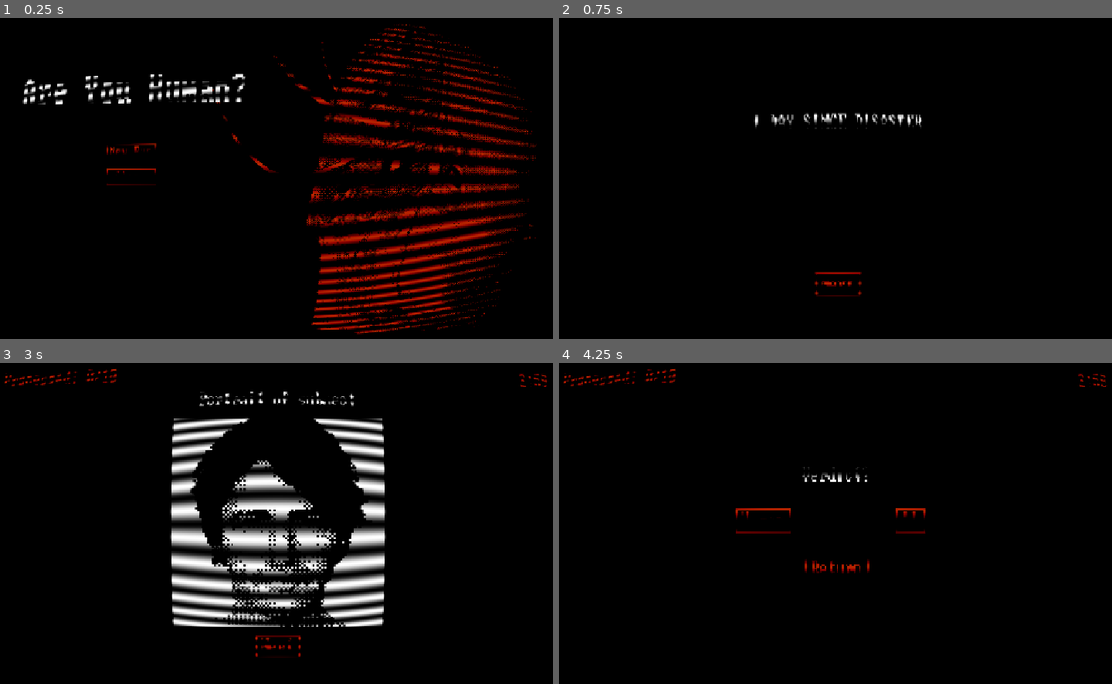
Above: before the commit, frames 1-4 (two rows, left to right).
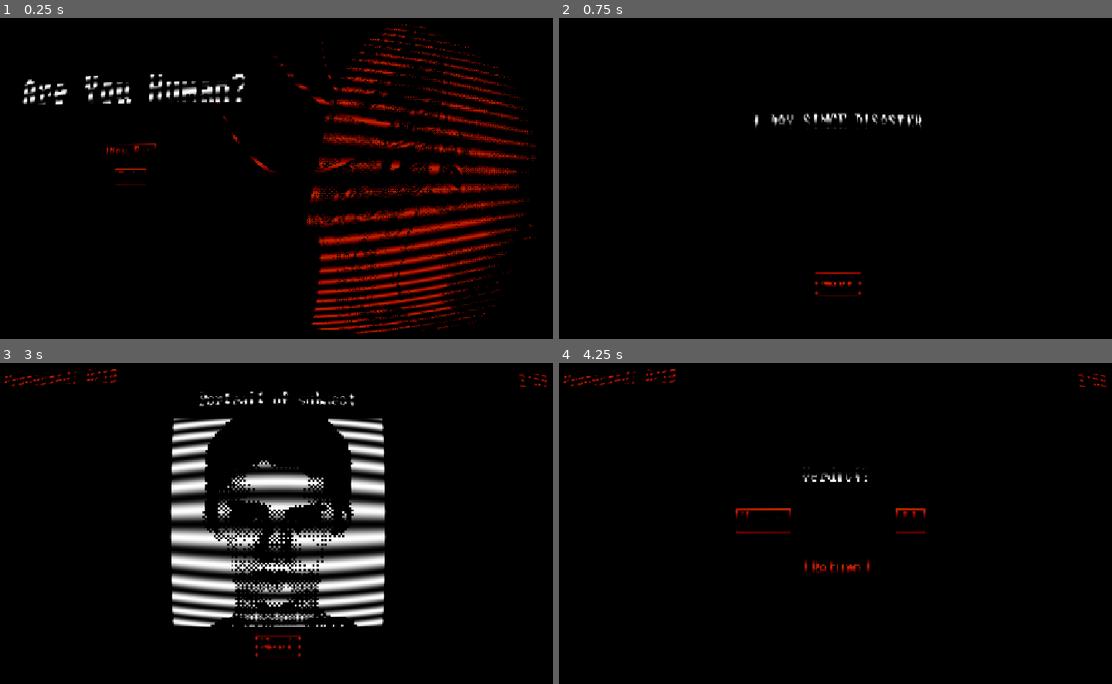
Above: after the commit, the same moments.

Repository: Evelyn-is-eepy/Man-VS-Machine-Game-Jam
Game: Godot game, scene res://Scenes/main_menu.tscn
The game is run twice, just before and just after one commit, with the same random seed, the same clock (stepped at 60 frames per second) and the same inputs.
Inputs (mouse positions are in pixels of both pictures, inside the frame that each line leads up to):
- Up to frame 1 (0.25 s): no input
- Up to frame 2 (0.75 s): click "New Run" at 0.5 s
- Up to frame 3 (3 s): click "Next" at 1.25 s; click "Next" at 2 s; tap Enter at 2.75 s; move the mouse to (414, 507) at 2.77 s; hold Right (ui_right) from 2.78 s (still down)
- Up to frame 4 (4.25 s): release Right (ui_right) at 3.5 s; click "Next" at 3.5 s

The runs differ from the first frame. In frame 1, less than 0.1% of the frame differs, in the area x 19-29%, y 46-53%; in frame 2, nothing differs; in frame 3, 4.3%, in the area x 34-68%, y 16-83%; in frame 4, nothing differs.

Commit message:
added sounds

Diff:
--- a/Scenes/main_menu.tscn
+++ b/Scenes/main_menu.tscn
@@ -4,9 +4,11 @@
 [ext_resource type="Script" uid="uid://d4jsfvnm0ti8u" path="res://Scripts/menu.gd" id="2_n45e2"]
 [ext_resource type="StyleBox" uid="uid://cthjhajrb37wm" path="res://Assets/Themes/button_theme.tres" id="3_opfnp"]
 [ext_resource type="Texture2D" uid="uid://dum031ltau4i8" path="res://Assets/Sprites/menu background.png" id="4_cp0ys"]
+[ext_resource type="PackedScene" uid="uid://s17ujet3gkyr" path="res://Scenes/nav_button.tscn" id="4_n45e2"]
 
 [sub_resource type="Theme" id="Theme_bg5pe"]
 default_font = ExtResource("1_ce3w2")
+default_font_size = 24
 
 [sub_resource type="StyleBoxFlat" id="StyleBoxFlat_vxvf6"]
 bg_color = Color(0, 0, 0, 1)
@@ -69,6 +71,7 @@
 theme_override_constants/separation = 20
 
 [node name="Button" type="Button" parent="VBoxContainer/HBoxContainer2/VBoxContainer" unique_id=1442840055]
+visible = false
 layout_mode = 2
 theme_override_colors/font_color = Color(0.72156864, 0.14901961, 0.003921569, 1)
 theme_override_colors/font_hover_color = Color(1, 0.627451, 0, 1)
@@ -79,6 +82,7 @@
 text = "New Run"
 
 [node name="Button2" type="Button" parent="VBoxContainer/HBoxContainer2/VBoxContainer" unique_id=463395134]
+visible = false
 layout_mode = 2
 theme_override_colors/font_color = Color(0.72156864, 0.14901961, 0.003921569, 1)
 theme_override_colors/font_hover_color = Color(1, 0.627451, 0, 1)
@@ -87,6 +91,18 @@
 theme_override_styles/pressed = SubResource("StyleBoxFlat_vxvf6")
 theme_override_styles/hover = SubResource("StyleBoxFlat_mduwj")
 text = "Close"
+
+[node name="CenterContainer" parent="VBoxContainer/HBoxContainer2/VBoxContainer" unique_id=148418125 node_paths=PackedStringArray("control") instance=ExtResource("4_n45e2")]
+layout_mode = 2
+control = NodePath("../../../..")
+button_text = "New Run"
+additional_functions = Array[String](["_on_play_button_pressed"])
+
+[node name="CenterContainer2" parent="VBoxContainer/HBoxContainer2/VBoxContainer" unique_id=1389503968 node_paths=PackedStringArray("control") instance=ExtResource("4_n45e2")]
+layout_mode = 2
+control = NodePath("../../../..")
+button_text = "Exit"
+additional_functions = Array[String](["_on_close_button_pressed"])
 
 [node name="TextureRect" type="TextureRect" parent="." unique_id=2097971149]
 z_index = -1
--- a/Scenes/nav_button.tscn
+++ b/Scenes/nav_button.tscn
@@ -45,4 +45,5 @@
 theme_override_styles/hover = SubResource("StyleBoxFlat_6qojn")
 text = "sample text"
 
+[connection signal="mouse_entered" from="Button" to="." method="_on_button_mouse_entered"]
 [connection signal="pressed" from="Button" to="." method="_on_button_pressed"]
--- /dev/null
+++ b/Scenes/sound_system.tscn
@@ -0,0 +1,12 @@
+[gd_scene format=3 uid="uid://bytsirxb3nobe"]
+
+[ext_resource type="Script" uid="uid://bvhcgy1sc7vob" path="res://Scripts/sound_system.gd" id="1_fapos"]
+[ext_resource type="AudioStream" uid="uid://bq6akdw773pds" path="res://Assets/Audio/256961__miguetelo__sinister_atmosphere_miguetelo.wav" id="2_pph1t"]
+
+[node name="Node" type="Node" unique_id=1174770580]
+script = ExtResource("1_fapos")
+
+[node name="AudioStreamPlayer" type="AudioStreamPlayer" parent="." unique_id=2066624012]
+stream = ExtResource("2_pph1t")
+volume_db = -12.386
+autoplay = true
--- a/Scripts/main.gd
+++ b/Scripts/main.gd
@@ -91,6 +91,8 @@
 var score: int = 0
 var subjects_processed: int = 0
 var time_remaining: float
+var processing_sound = "res://Assets/Audio/processing.wav"
+var loading_sound = "res://Assets/Audio/loading.wav"
 
 
 # Called when the node enters the scene tree for the first time.
@@ -126,6 +128,7 @@
 func move_camera(destination: Marker2D, wait_time: float):
 	camera.position = destination.global_position
 	if wait_time:
+		SoundSystem.play_sound_effect(loading_sound, wait_time)
 		loading_screen.visible = true
 		await get_tree().create_timer(wait_time).timeout
 		loading_screen.visible = false
@@ -166,6 +169,9 @@
 
 # Acts on the player's decision (AI or human) and awards/takes away score
 func process_subject(chose_ai: bool):
+	# Play sound
+	SoundSystem.play_sound_effect(processing_sound)
+	# Update the processing screen
 	processing_bar.value = 0
 	processing_label.text = HUMAN_CHOICE_LINE
 	# If they decided AI:
@@ -193,6 +199,8 @@
 	subjects_processed += 1
 	# Update UI
 	quota_tracker.text = TRACKER_TEXT + str(subjects_processed) + "/" + str(quota)
+	if subjects_processed >= quota:
+		to_next_scene()
 	generate_subject()
 	move_camera(portrait_screen, 0.0)
 
--- a/Scripts/menu.gd
+++ b/Scripts/menu.gd
@@ -1,8 +1,10 @@
 extends Control
 
+var startup_sound = "res://Assets/Audio/startup.wav"
 
 # Called when the node enters the scene tree for the first time.
 func _ready() -> void:
+	SoundSystem.play_sound_effect(startup_sound)
 	pass # Replace with function body.
 
 
--- a/Scripts/nav_button.gd
+++ b/Scripts/nav_button.gd
@@ -8,6 +8,9 @@
 @export var additional_arguments: Array
 @export var load_time: float
 
+var blip_sound = "res://Assets/Audio/blipSelect.wav"
+var hover_sound = "res://Assets/Audio/hover.wav"
+
 # Called when the node enters the scene tree for the first time.
 func _ready() -> void:
 	# Apply the button's title
@@ -15,6 +18,8 @@
 
 
 func _on_button_pressed() -> void:
+	# Play sound
+	SoundSystem.play_sound_effect(blip_sound)
 	if destination:
 		# Move the camera to the specified location
 		control.move_camera(destination, load_time)
@@ -27,3 +32,7 @@
 			else:
 				control.call(function)
 			function_index += 1
+
+
+func _on_button_mouse_entered() -> void:
+	SoundSystem.play_sound_effect(hover_sound)
--- /dev/null
+++ b/Scripts/sound_system.gd
@@ -0,0 +1,23 @@
+extends Node
+
+
+# Called when the node enters the scene tree for the first time.
+func _ready() -> void:
+	pass # Replace with function body.
+
+
+# Called every frame. 'delta' is the elapsed time since the previous frame.
+func _process(delta: float) -> void:
+	pass
+
+func play_sound_effect(sound_path: String, limit_time = null):
+	var player = AudioStreamPlayer.new()
+	player.stream = AudioStreamWAV.load_from_file(sound_path)
+	player.autoplay = true
+	add_child(player)
+	if limit_time:
+		await get_tree().create_timer(limit_time).timeout
+		player.queue_free()
+	else:
+		await player.finished
+		player.queue_free()
--- a/project.godot
+++ b/project.godot
@@ -18,6 +18,7 @@
 [autoload]
 
 CrtEffect="*uid://ghojx5dhbsfo"
+SoundSystem="*uid://bytsirxb3nobe"
 
 [display]
 
Not shown, added: Assets/Audio/256961__miguetelo__sinister_atmosphere_miguetelo.wav.import
Not shown, added: Assets/Audio/blipSelect.wav.import
Not shown, added: Assets/Audio/hover.wav.import
Not shown, added: Assets/Audio/loading.wav.import
Not shown, added: Assets/Audio/processing.wav.import
Not shown, added: Assets/Audio/startup.wav.import
Binary file added: Assets/Sprites/Portraits/AI/AI_13.png
Not shown, added: Assets/Sprites/Portraits/AI/AI_13.png.import
Binary file added: Assets/Sprites/Portraits/AI/AI_14.png
Not shown, added: Assets/Sprites/Portraits/AI/AI_14.png.import
Binary file added: Assets/Sprites/Portraits/Human/human_7.png
Not shown, added: Assets/Sprites/Portraits/Human/human_7.png.import
(and 7 more such lines)
